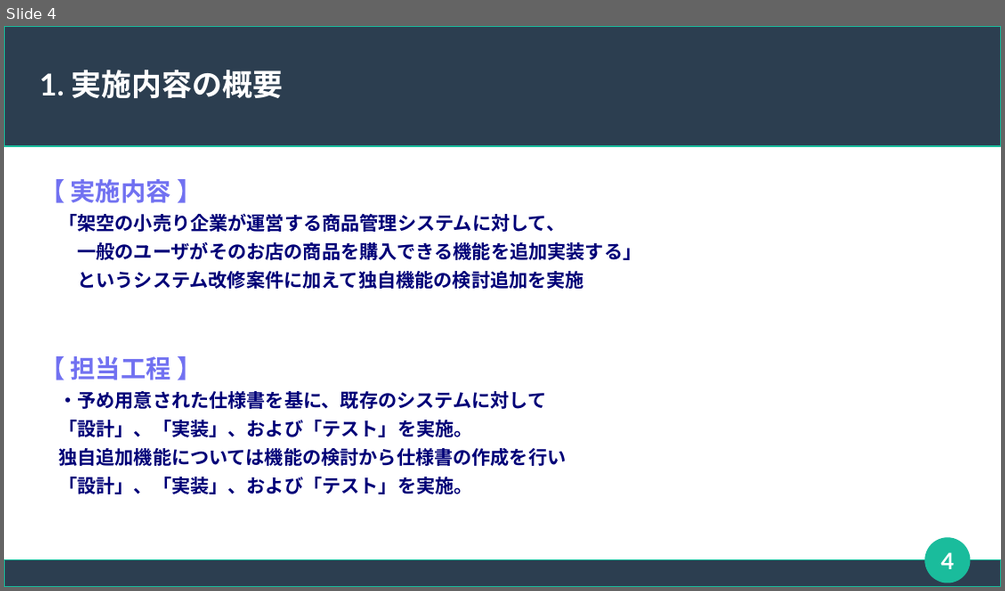
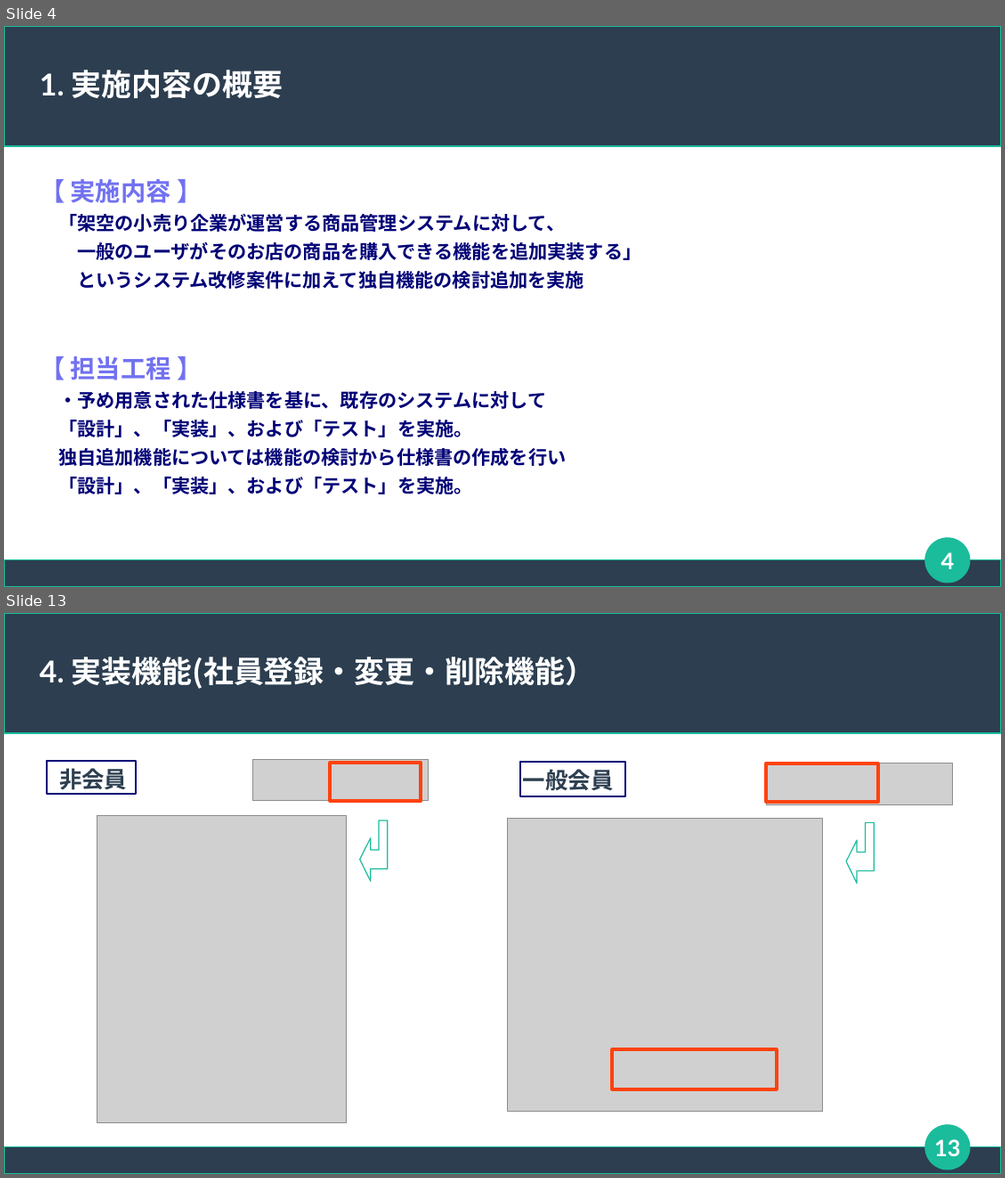
Before and after one commit to connk95/Shared-Shop, a slide deck: TeamUzawa_Sharing_ProjectFile/発表用スライド_チーム鵜澤.odp. Shown one above the other, each under a label of ours: slide 4 before the commit, slides 4 and 13 after it; the slides between them are not shown. The pictures are 1005x591 and 1005x1178 pixels, drawn with LibreOffice and Linux fonts; fonts in the diff are those of the drawing; grey boxes stand for pictures. Boxes give left, top, right and bottom in pixels: in the first picture for what was removed or moved away, otherwise in the second. Text is boxed around its words. In the diff, an @@ line names an element or a change of style, - is before the commit and + after.

```diff
--- a/TeamUzawa_Sharing_ProjectFile/発表用スライド_チーム鵜澤.odp
+++ b/TeamUzawa_Sharing_ProjectFile/発表用スライド_チーム鵜澤.odp
@@ slide 13 added at box(4, 613, 1001, 1174), background #FFFFFF; not listed: 3 template elements that a slide beside it also shows @@
@@ title added at box(40, 657, 596, 689), 24 pt, text #FFFFFF, bold @@
+4. 実装機能(社員登録・変更・削除機能）
@@ rectangle added at box(47, 762, 136, 794), outline #000077 1.42 pt @@
@@ text added at box(59, 768, 127, 794), 18 pt, text #2C3E50, bold @@
+非会員
@@ picture added at box(252, 760, 429, 800) @@
@@ rectangle added at box(331, 763, 421, 801), outline #FF420E 2.83 pt @@
@@ rectangle added at box(520, 763, 625, 797), outline #000077 1.42 pt @@
@@ text added at box(523, 769, 614, 791), 18 pt, text #2C3E50, bold @@
+一般会員
@@ rectangle added at box(767, 763, 878, 801), outline #FF420E 2.83 pt @@
@@ picture added at box(768, 763, 953, 804) @@
@@ picture added at box(97, 816, 346, 1123) @@
@@ freeform shape added at box(359, 820, 388, 881), outline #1ABC9C 0.85 pt @@
@@ picture added at box(508, 819, 823, 1111) @@
@@ freeform shape added at box(846, 823, 874, 884), outline #1ABC9C 0.85 pt @@
@@ rectangle added at box(613, 1050, 777, 1090), outline #FF420E 2.83 pt @@
@@ page number added at box(934, 1139, 960, 1156), 18 pt, text #FFFFFF, bold @@
+13
```
Also in this commit, not shown: 14 slides changed, 6 other slides added, 3 other files.
